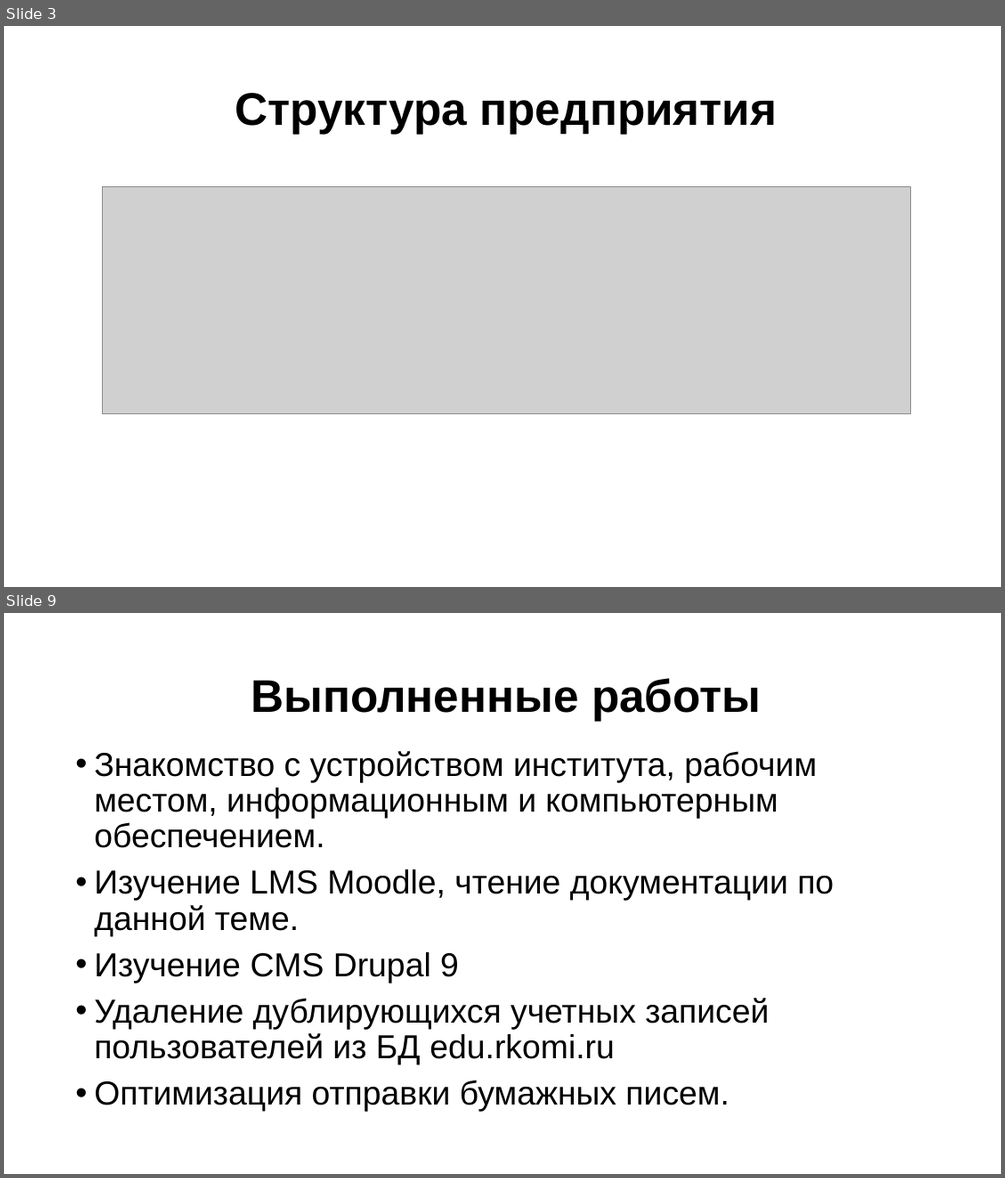
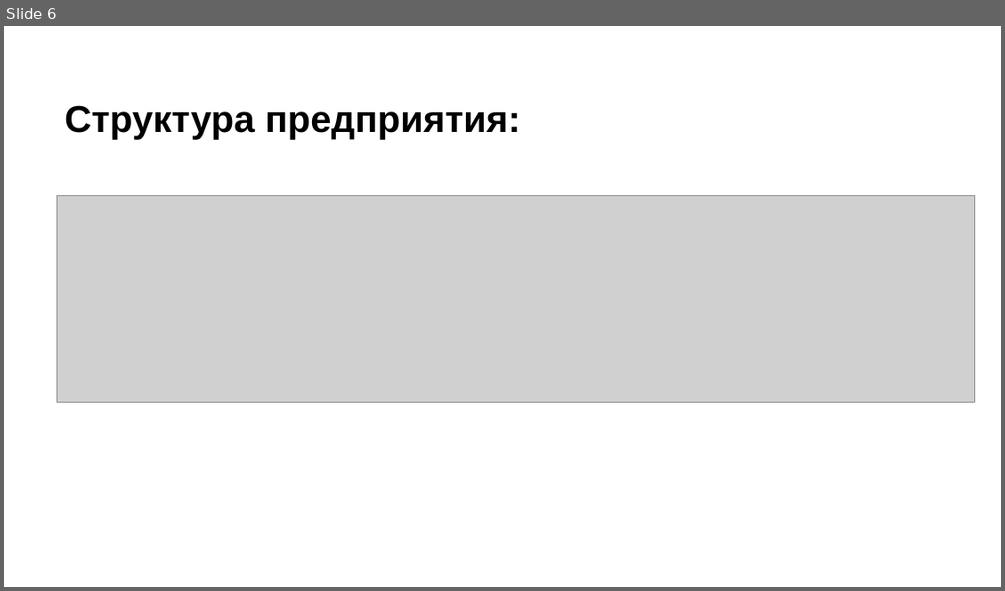
Before and after one commit to dsyt17/works, a slide deck: Отчет по практике/Отчет Гончаров.pptx. Shown one above the other, each under a label of ours: slides 3 and 9 before the commit, slide 6 after it; the slides between them are not shown. The pictures are 1005x1178 and 1005x591 pixels, drawn with LibreOffice and Linux fonts; fonts in the diff are those of the drawing; grey boxes stand for pictures. Boxes give left, top, right and bottom in pixels: in the first picture for what was removed or moved away, otherwise in the second. Text is boxed around its words. In the diff, an @@ line names an element or a change of style, - is before the commit and + after.

```diff
--- a/Отчет по практике/Отчет Гончаров.pptx
+++ b/Отчет по практике/Отчет Гончаров.pptx
@@ slide 9 removed at box(4, 613, 1001, 1174), background #FFFFFF @@
@@ title removed at box(251, 678, 761, 721) @@
-Выполненные работы
@@ text removed at box(94, 751, 833, 1111) @@
-• Знакомство с устройством института, рабочим местом, информационным и компьютерным обеспечением.
-• Изучение LMS Moodle, чтение документации по данной теме.
-• Изучение CMS Drupal 9
-• Удаление дублирующихся учетных записей пользователей из БД edu.rkomi.ru
-• Оптимизация отправки бумажных писем.
@@ what was slide 3 is now slide 6 @@
@@ slide 6 changed as well @@
@@ text "Структура предприятия:" at box(65, 105, 520, 139): vertical alignment middle to top @@
@@ text at box(65, 105, 520, 139): text changed; size 44 to 36 pt @@
-Структура предприятия
+Структура предприятия:
@@ picture: place and size @@
-picture at box(102, 187, 910, 413)
+picture at box(57, 196, 975, 402)
```
Also in this commit, not shown: 2 other slides changed, 8 slides added, 6 other slides removed.
